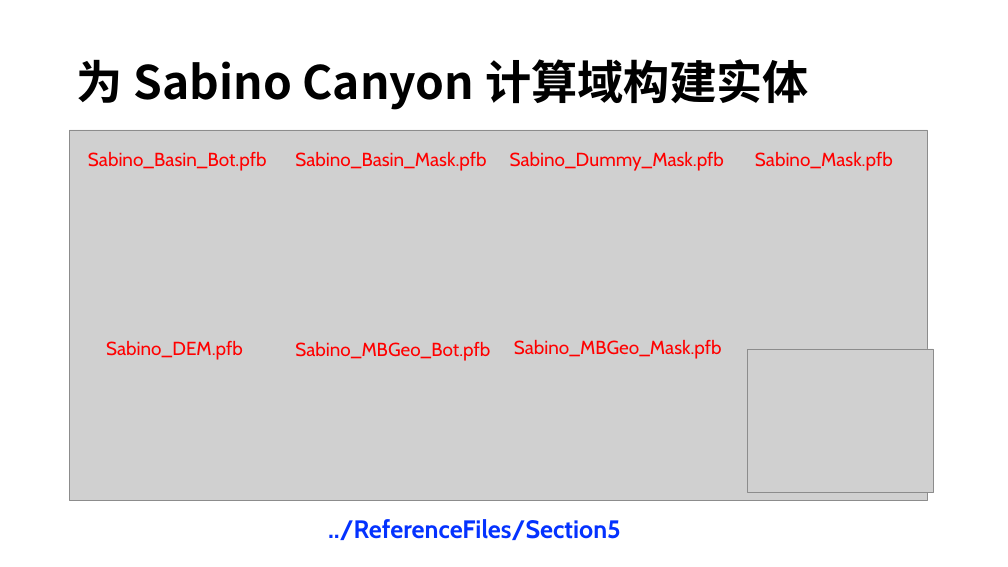
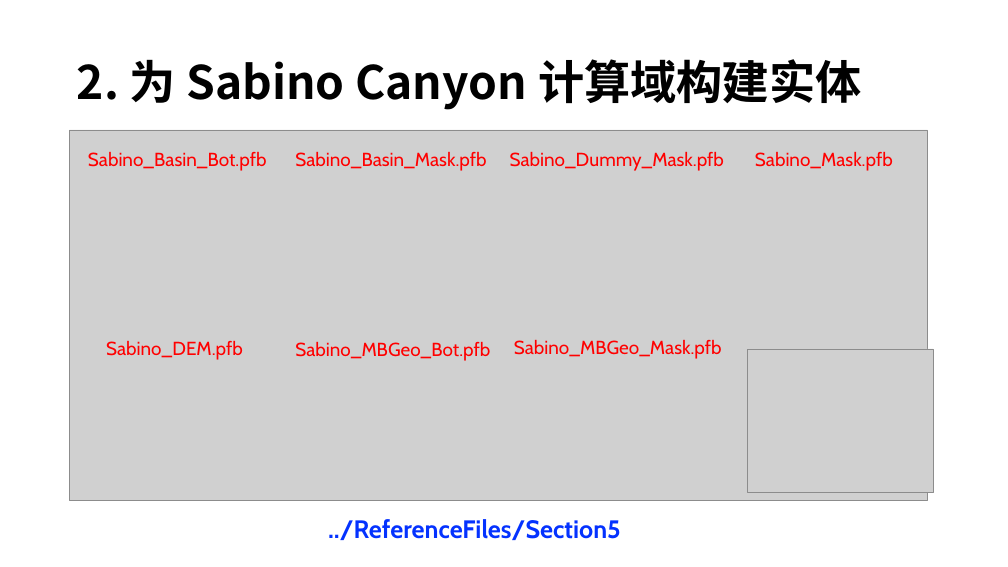
Before and after one commit to ParFlowCommunity/ParFlow-Online-Course, a slide deck: slide 5 of lectures/第6讲ParFlow中solid file的构建方法/第六讲ParFlow中solid文件的创建.pptx. Drawn at 1008x567 pixels with LibreOffice and Linux fonts; fonts in the diff are those of the drawing; grey boxes stand for pictures. Boxes give left, top, right and bottom in pixels: in the first picture for what was removed or moved away, otherwise in the second. Text is boxed around its words. In the diff, an @@ line names an element or a change of style, - is before the commit and + after.

```diff
--- a/lectures/第6讲ParFlow中solid file的构建方法/第六讲ParFlow中solid文件的创建.pptx
+++ b/lectures/第6讲ParFlow中solid file的构建方法/第六讲ParFlow中solid文件的创建.pptx
@@ title at (77, 59, 861, 110): text changed @@
-为 Sabino Canyon 计算域构建实体
+2. 为 Sabino Canyon 计算域构建实体
```
Also in this commit, not shown: 1 other slide changed.
